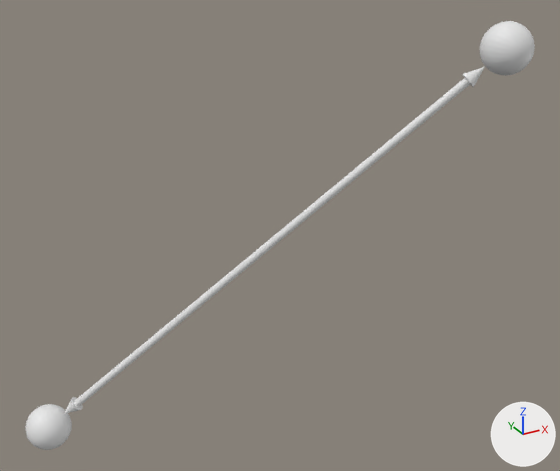
Renders of the OBJ model 资本的生产过程/价值形式理论/价值形式/datas_graphs_generated/simple.toml_complete.obj from each side of a commit.
Rendered twice from a 50 mm lens placed at (-7.72, -16.77, 7.78), pointed at (0.59, -1.66, 0.22). The axes (+X, +Y, +Z) are drawn at lower right. The lights are the same throughout. The older version comes first. Where no turn or scale is listed for an object, it has been applied to the vertices.

In view in the first picture: 'simple.toml_complete'.
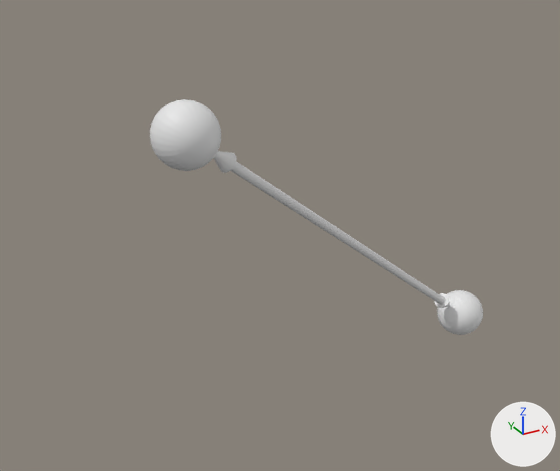
Where the change shows, as pixel boxes (x1, y1, x2, y2) in the pictures (560 x 471 px; the box of a moved part takes in the faces that stretch with it):
'simple.toml_complete', reshaped (35% narrower, 45% shorter)
    before: (25, 21, 535, 450)
    after: (150, 99, 483, 335)
part 1 of me_simple_toml_complete, moved or reshaped
    before: (64, 397, 83, 414)
    after: (214, 151, 237, 173)
part 2 of me_simple_toml_complete, moved or reshaped
    before: (462, 67, 485, 87)
    after: (434, 293, 450, 308)
part 3 of me_simple_toml_complete, moved or reshaped
    before: (74, 78, 470, 407)
    after: (230, 162, 445, 304)
part 4 of me_simple_toml_complete, moved or reshaped
    before: (480, 21, 535, 76)
    after: (437, 290, 483, 335)
part 5 of me_simple_toml_complete, moved or reshaped
    before: (25, 404, 72, 450)
    after: (150, 99, 221, 171)

Patch to the scene script:
```diff
--- a/资本的生产过程/价值形式理论/价值形式/datas_graphs_generated/simple.toml_complete.obj.py
+++ b/资本的生产过程/价值形式理论/价值形式/datas_graphs_generated/simple.toml_complete.obj.py
@@ me_simple_toml_complete @@
 # used by ob_simple_toml_complete; location = (0.0, 0.0, 0.0)
-me_simple_toml_complete.from_pydata(...)  # 1886 vertices, 3514 faces; spans x -5.52..6.0, y -4.2..1.9, z -5.99..5.18
+me_simple_toml_complete.from_pydata(...)  # 1886 vertices, 3514 faces; spans x -3.59..5.92, y -5.46..-2.48, z -3.08..4.65
+# me_simple_toml_complete part 1: the loose piece of 51 vertices spanning x -4.51..-4.02, y 0.76..1.14, z -5.0..-4.52 is multiplied about its middle by the matrix ((0.072, -0.329, 0.942), (0.394, 0.877, 0.276), (-0.916, 0.351, 0.193)), then moved by (2.04, -5.69, 8.22)
+# me_simple_toml_complete part 2: the loose piece of 51 vertices spanning x 4.5..4.99, y -3.43..-3.05, z 3.71..4.19 is multiplied about its middle by the matrix ((0.072, -0.329, 0.942), (0.394, 0.877, 0.276), (-0.916, 0.351, 0.193)), then moved by (-0.19, 0.04, -5.83)
+# me_simple_toml_complete part 3: the loose piece of 100 vertices spanning x -4.41..4.89, y -3.42..1.12, z -4.91..4.1 is multiplied about its middle by the matrix ((-0.092, -0.189, 0.79), (0.419, 0.883, 0.17), (-0.749, 0.356, 0.328)), then moved by (0.92, -2.82, 1.19)
+# me_simple_toml_complete part 4: the loose piece of 842 vertices spanning x 4.8..6.0, y -4.2..-3.0, z 3.99..5.18 is moved by (-0.08, 0.52, -7.06)
+# me_simple_toml_complete part 5: the loose piece of 842 vertices spanning x -5.52..-4.32, y 0.7..1.9, z -5.99..-4.8 is moved by (1.93, -6.17, 9.45)
```
